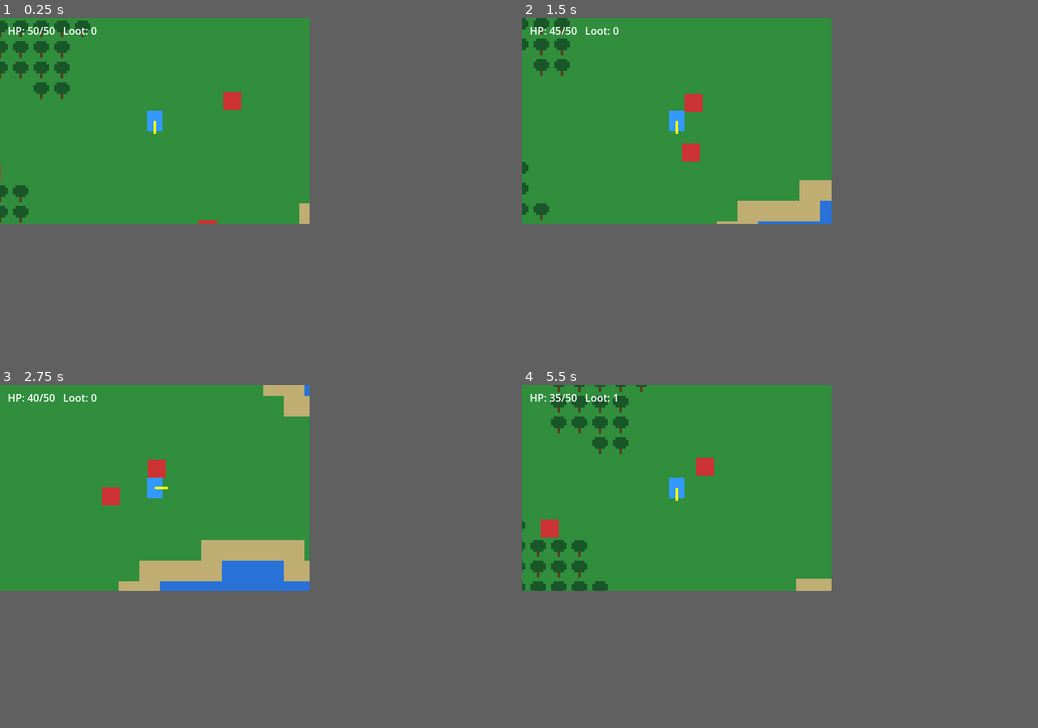
Above: before the commit, frames 1-4 (two rows, left to right).
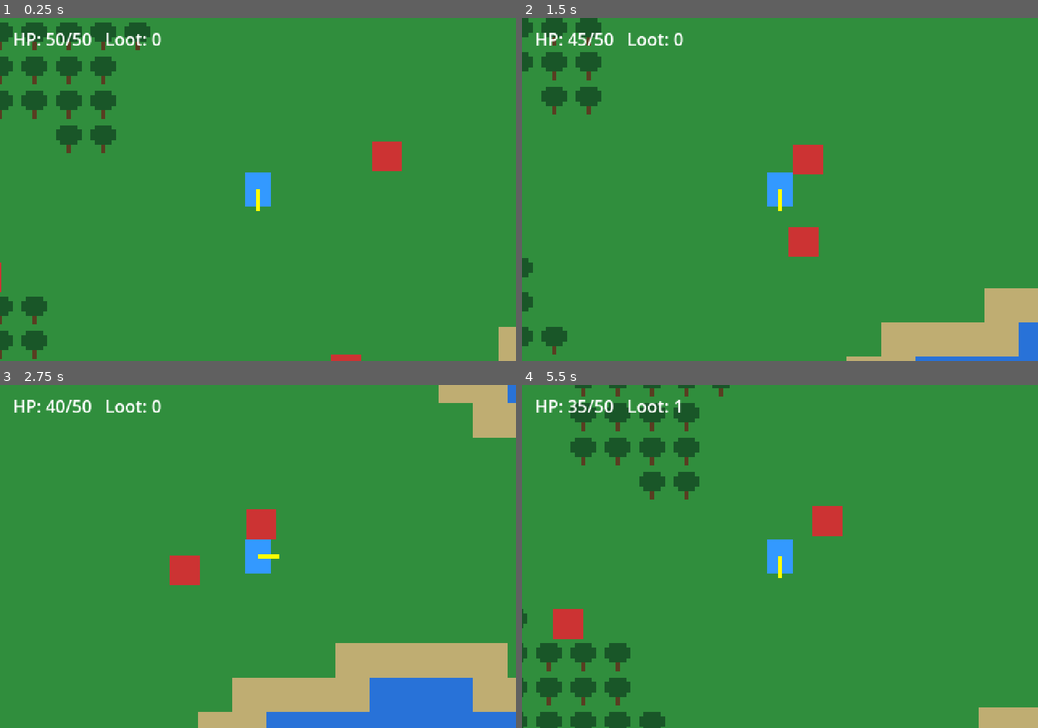
Above: after the commit, the same moments.

Repository: MysteriousSeal/ProjectInfinite
Game: Godot game, scene res://scenes/Main.tscn
Two runs of this game, one before a commit and one after it. Both use one fixed random seed, a clock stepped at 60 frames per second and the inputs below.
Inputs (mouse positions are in pixels of both pictures, inside the frame that each line leads up to):
- Up to frame 1 (0.25 s): no input
- Up to frame 2 (1.5 s): move the mouse to (743, 110) at 0.52 s; hold D 0.53-1.28 s; click (743, 110) at 0.67 s; tap Space at 0.77 s; move the mouse to (614, 131) at 1.27 s; hold S from 1.28 s (still down)
- Up to frame 3 (2.75 s): tap Space at 1.52 s; move the mouse to (185, 443) at 2.02 s; release S at 2.03 s; hold D from 2.03 s (still down)
- Up to frame 4 (5.5 s): move the mouse to (661, 529) at 2.77 s; release D at 2.78 s; hold W 2.78-3.53 s; click (661, 529) at 2.92 s; tap Space at 3.02, 3.77, 4.52 s; move the mouse to (769, 518) at 3.52 s; hold A 3.53-5.03 s; move the mouse to (583, 457) at 4.27 s; move the mouse to (692, 487) at 5.02 s; hold S from 5.03 s (still down); click (692, 487) at 5.17 s
In our replay, the window is 480x320 before the commit and 800x533 after it. These sizes can differ from the game's own. Grey fills any space a smaller window leaves; there, only what the larger window draws over its background counts as a difference.

The runs differ from the first frame. In frame 1, 7.1% of the frame differs, in the area x 0-100%, y 0-100%; in frame 2, 11%; in frame 3, 20%, in the area x 1-100%, y 0-100%; in frame 4, 10%.

Commit message:
Scale the game window to 960x640 while keeping the 15x10 tile view
The game still renders at 480x320, so the camera framing and the chunky
pixel scale of the HUD and sprites are unchanged; only the on-screen
window grows.

Diff:
--- a/project.godot
+++ b/project.godot
@@ -22,6 +22,8 @@
 
 window/size/viewport_width=480
 window/size/viewport_height=320
+window/size/window_width_override=960
+window/size/window_height_override=640
 window/stretch/mode="viewport"
 
 [rendering]
